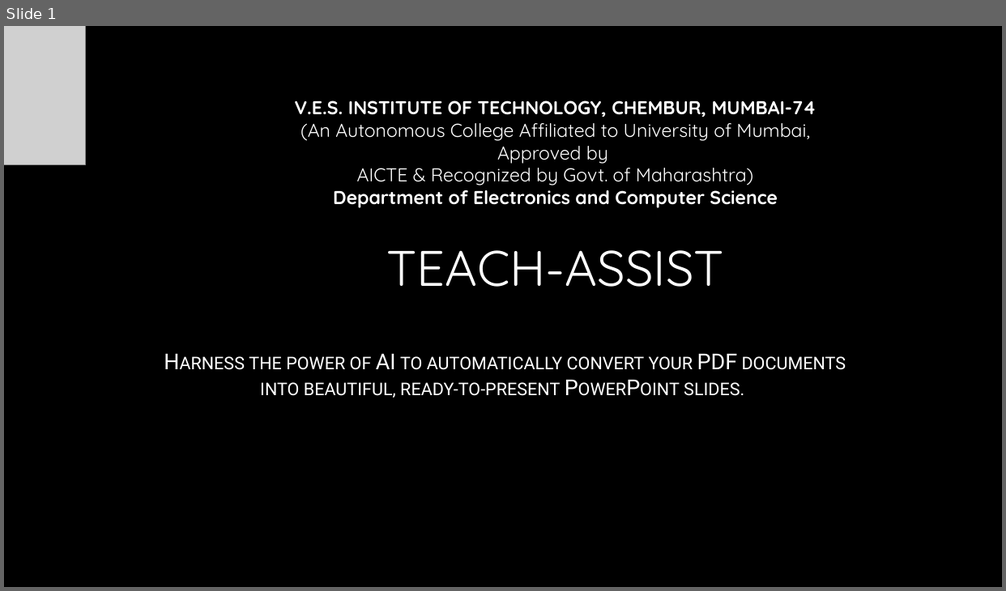
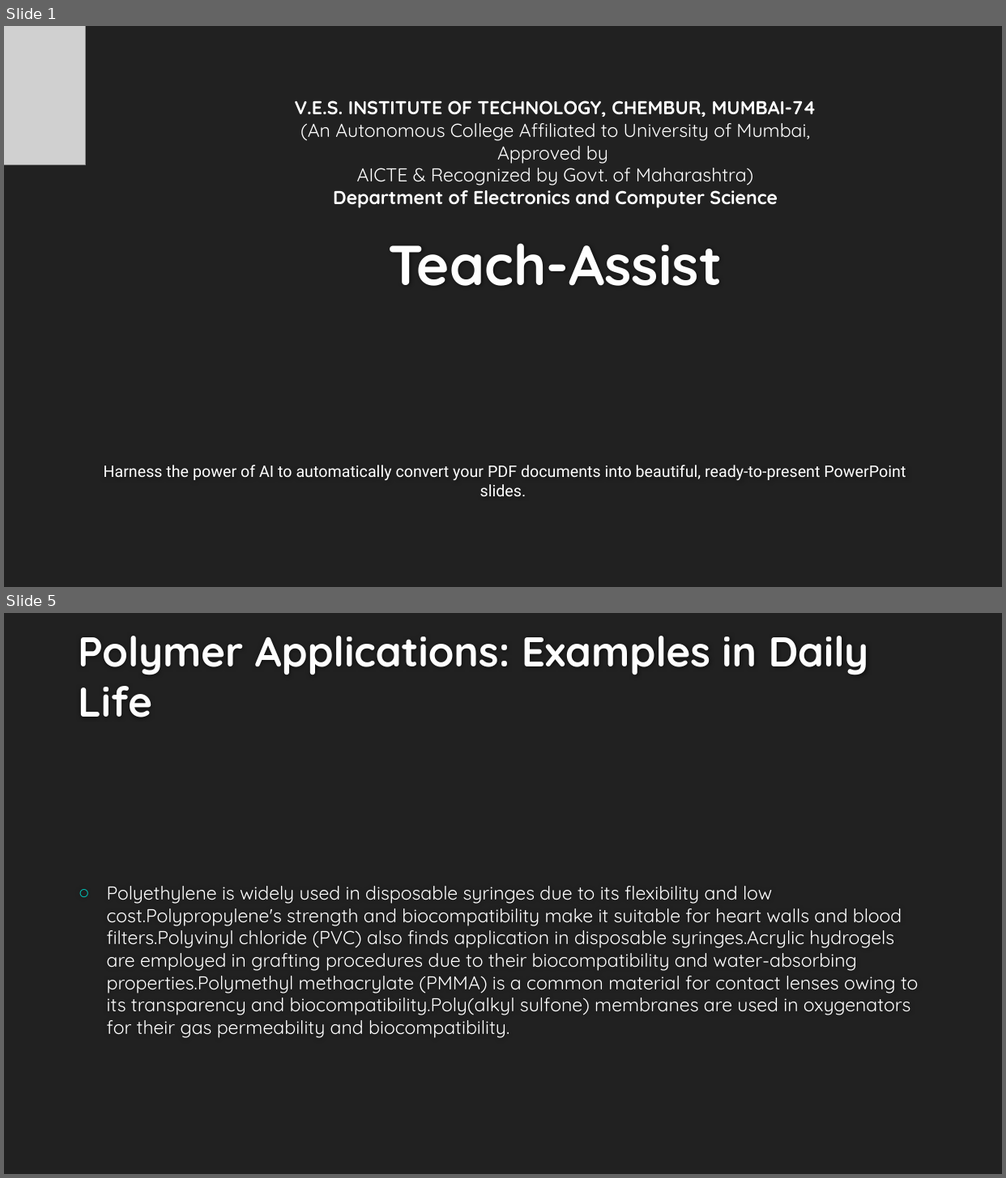
Before and after one commit to AdityaB-11/Pdf_to_presentation_GenAI, a slide deck: output/generated_presentation.pptx. Shown one above the other, each under a label of ours: slide 1 before the commit, slides 1 and 5 after it; the slides between them are not shown. The pictures are 1006x591 and 1006x1178 pixels, drawn with LibreOffice and Linux fonts; fonts in the diff are those of the drawing; grey boxes stand for pictures; background and template pictures are left out. Boxes give left, top, right and bottom in pixels: in the first picture for what was removed or moved away, otherwise in the second. Text is boxed around its words. In the diff, an @@ line names an element or a change of style, - is before the commit and + after.

```diff
--- a/output/generated_presentation.pptx
+++ b/output/generated_presentation.pptx
@@ slide 5 added at (4,613,1002,1174), background #212121 @@
@@ title added at (78,636,869,717), 40 pt, text #FEFEFE, bold @@
+Polymer Applications: Examples in Daily Life
@@ text added at (107,886,918,1038), 18 pt, text #FFFFFF @@
+○ Polyethylene is widely used in disposable syringes due to its flexibility and low cost.Polypropylene's strength and biocompatibility make it suitable for heart walls and blood filters.Polyvinyl chloride (PVC) also finds application in disposable syringes.Acrylic hydrogels are employed in grafting procedures due to their biocompatibility and water-absorbing properties.Polymethyl methacrylate (PMMA) is a common material for contact lenses owing to its transparency and biocompatibility.Poly(alkyl sulfone) membranes are used in oxygenators for their gas permeability and biocompatibility.
@@ slide 1 changed as well @@
@@ background picture (left out) to #212121 @@
@@ title at (389,243,722,286): text changed; size 48 to 54 pt; text colour gradient #FFFFFF to #A6A6A6 to #FEFEFE; bold on @@
-TEACH-ASSIST
+Teach-Assist
@@ subtitle "Harness the power of AI ...": place and size @@
-subtitle "Harness the power of AI ..." at (249,353,846,398)
+subtitle "Harness the power of AI ..." at (104,465,906,497)
@@ subtitle "Harness the power of AI ..." at (104,465,906,497): size 21 to 15.3 pt, text colour gradient #FFFFFF to #BFBFBF to #FFFFFF, small capitals off; less space between paragraphs @@
```
Also in this commit, not shown: 2 other slides changed, 7 other slides added, 12 slides removed, 6 other files.
